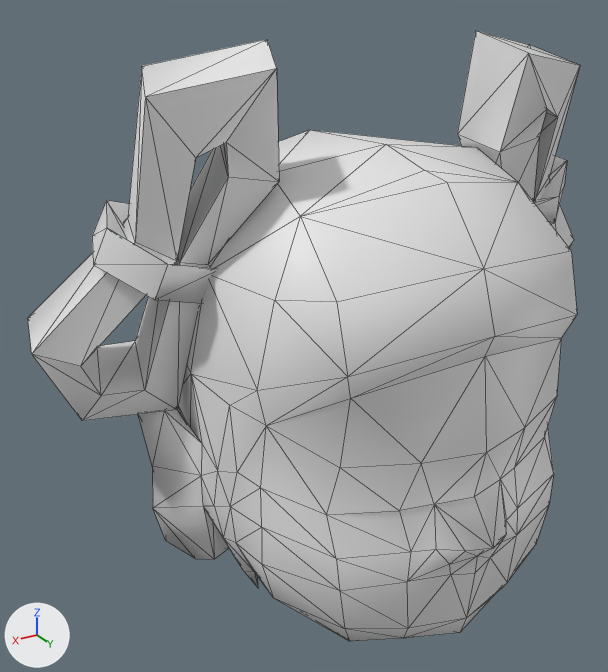
Before and after pictures for a commit that changed the glTF model assets/Converted Models/HairStyle/Human Female/Girl's head.glb.
Both versions are drawn from a 50 mm camera at (0.297, 0.413, 0.298) aimed at (0.038, -0.018, 0.082). Arrows for +X, +Y and +Z are at lower left; the lights stay in place. The first picture is the older version. Mesh edges are drawn as thin lines.

The first picture shows 'Ů����ͷ_2'.
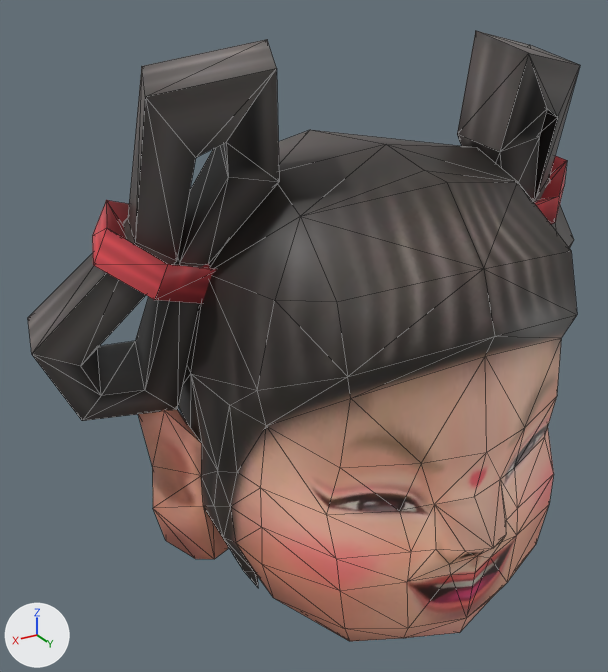
Pixel boxes [x1, y1, x2, y2] of what changed, in the pictures (608 x 672 px):
'Ů����ͷ_2', recoloured (darker)
    both: [28, 31, 580, 641]

Edits to the bpy script that builds the scene:
```text
Add img_tex_1219042869023028826:
    img_tex_1219042869023028826 = load_image('tex_1219042869023028826', '_unpacked/tex_1219042869023028826', 512, 512, 'sRGB')
Add mat_女娃娃头_2_mat:
    mat_女娃娃头_2_mat = principled_material('女娃娃头_2_mat')
    mat_女娃娃头_2_mat.texture = img_tex_1219042869023028826
Change me_ů____ͷ_2:
    where me_ů____ͷ_2.from_pydata(...)  # 284 vertices, 558 faces; spans x -0.208..0.209, y -0.126..0.13, z -0.096..0.266
    add me_ů____ͷ_2.materials.append(mat_女娃娃头_2_mat)  # picture img_tex_1219042869023028826
```
